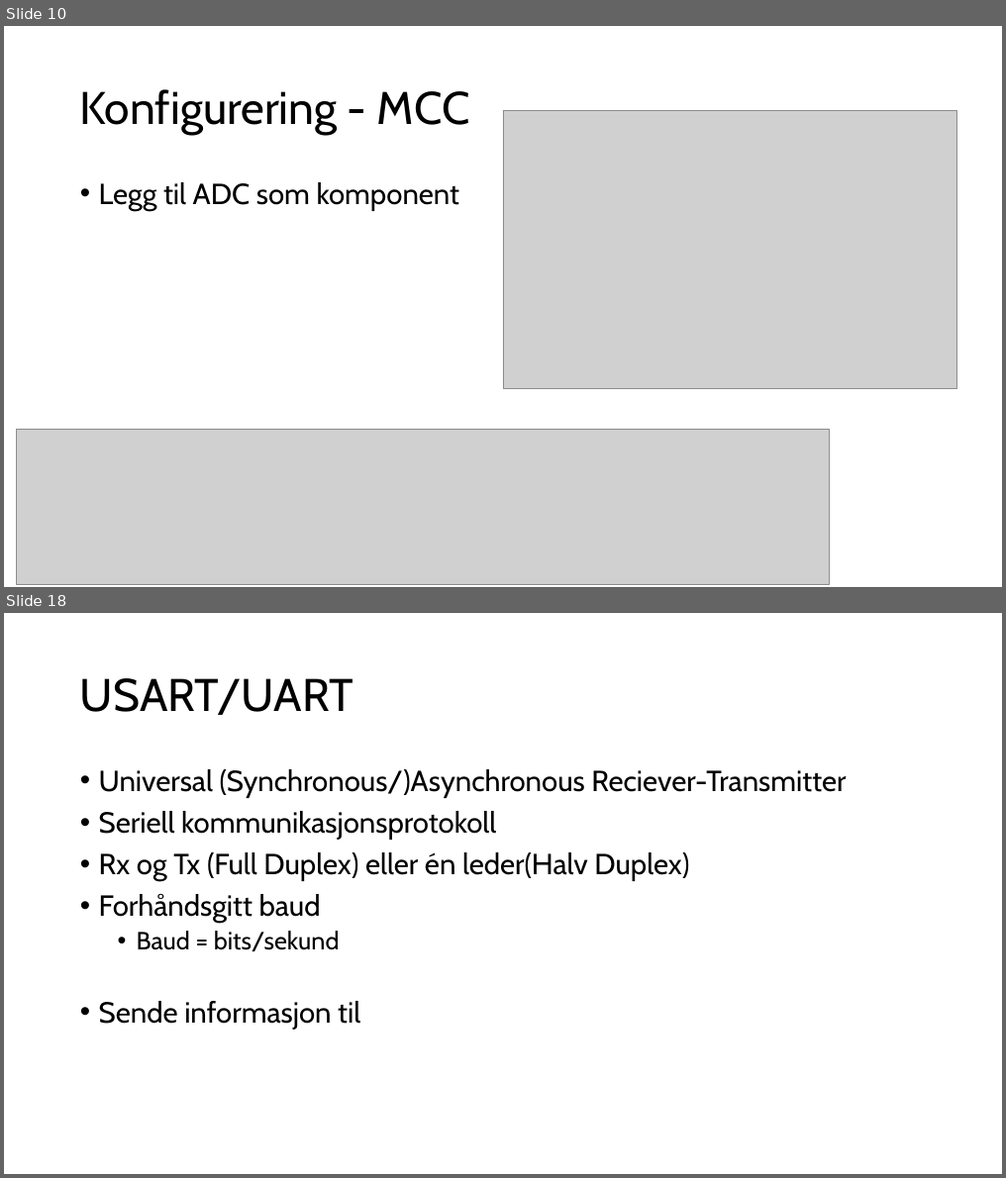
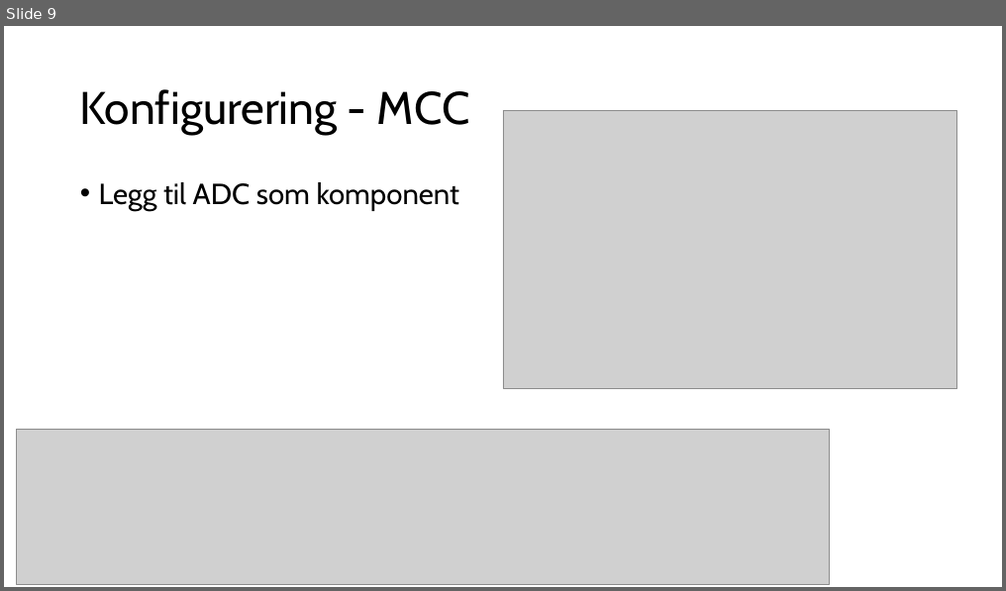
Before and after one commit to ElektraVerksted/AVR-kurs, a slide deck: Kursdag 2/Dag to.pptx. Shown one above the other, each under a label of ours: slides 10 and 18 before the commit, slide 9 after it; the slides between them are not shown. The pictures are 1006x1178 and 1006x591 pixels, drawn with LibreOffice and Linux fonts; fonts in the diff are those of the drawing; grey boxes stand for pictures. Boxes give left, top, right and bottom in pixels: in the first picture for what was removed or moved away, otherwise in the second. Text is boxed around its words. In the diff, an @@ line names an element or a change of style, - is before the commit and + after.

```diff
--- a/Kursdag 2/Dag to.pptx
+++ b/Kursdag 2/Dag to.pptx
@@ slide 18 removed at box(4, 613, 1002, 1174), background #FFFFFF @@
@@ title removed at box(80, 678, 353, 715) @@
-USART/UART
@@ text removed at box(99, 769, 846, 1030) @@
-• Universal (Synchronous/)Asynchronous Reciever-Transmitter
-• Seriell kommunikasjonsprotokoll
-• Rx og Tx (Full Duplex) eller én leder(Halv Duplex)
-• Forhåndsgitt baud
-  • Baud = bits/sekund
-• Sende informasjon til
@@ what was slide 10 is now slide 9 @@
```
Also in this commit, not shown: 7 slides changed, 3 other slides removed, 2 other files.
